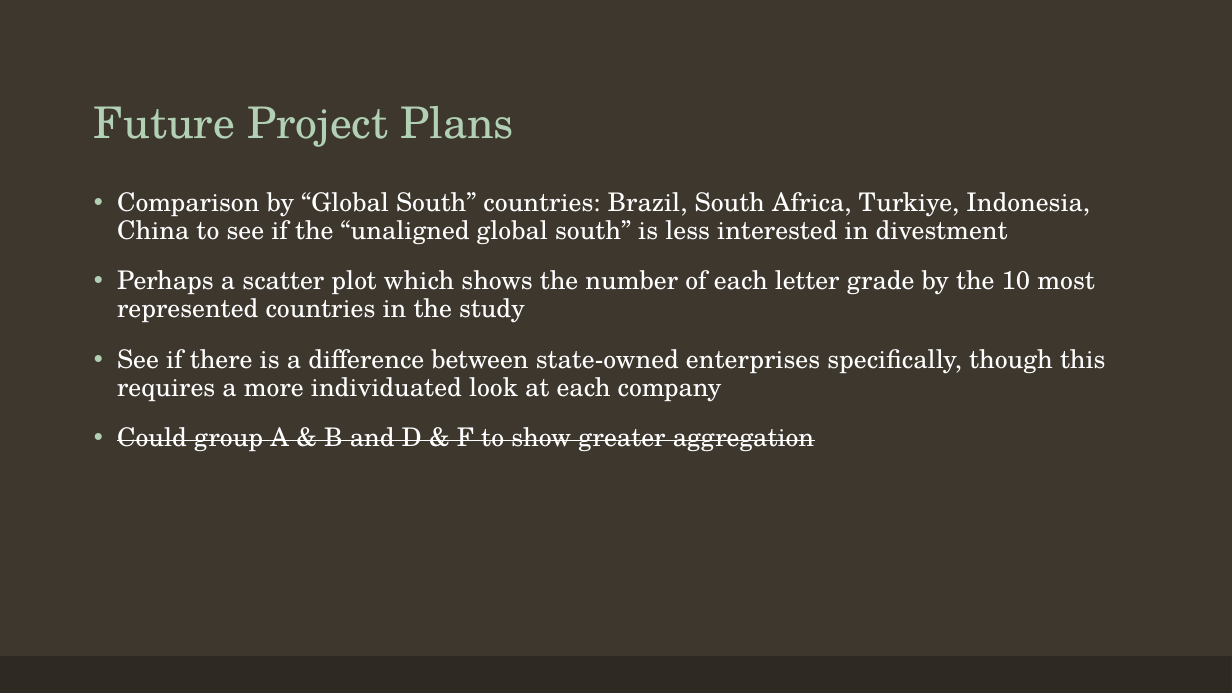
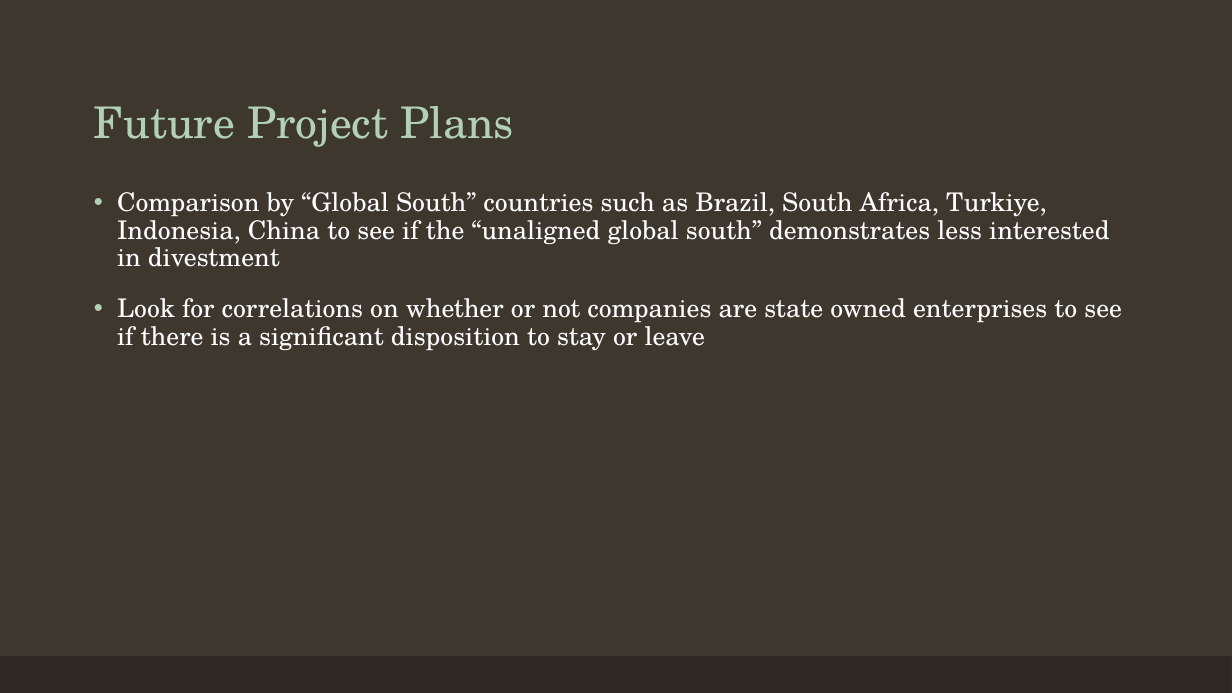
Before and after one commit to tralinde/companies_in_russia, a slide deck: slide 8 of ppt/Companies in Russia After Ukrainian Invasion.pptx. Drawn at 1232x693 pixels with LibreOffice and Linux fonts; fonts in the diff are those of the drawing. Boxes give left, top, right and bottom in pixels: in the first picture for what was removed or moved away, otherwise in the second. Text is boxed around its words. In the diff, an @@ line names an element or a change of style, - is before the commit and + after.

```diff
--- a/ppt/Companies in Russia After Ukrainian Invasion.pptx
+++ b/ppt/Companies in Russia After Ukrainian Invasion.pptx
@@ text at box(117, 192, 1122, 351): text changed @@
-• Comparison by “Global South” countries: Brazil, South Africa, Turkiye, Indonesia, China to see if the “unaligned global south” is less interested in divestment
-• Perhaps a scatter plot which shows the number of each letter grade by the 10 most represented countries in the study
-• See if there is a difference between state-owned enterprises specifically, though this requires a more individuated look at each company
-• Could group A & B and D & F to show greater aggregation
+• Comparison by “Global South” countries such as Brazil, South Africa, Turkiye, Indonesia, China to see if the “unaligned global south” demonstrates less interested in divestment
+• Look for correlations on whether or not companies are state owned enterprises to see if there is a significant disposition to stay or leave
```
Also in this commit, not shown: 1 other slide changed, 4 other files.
